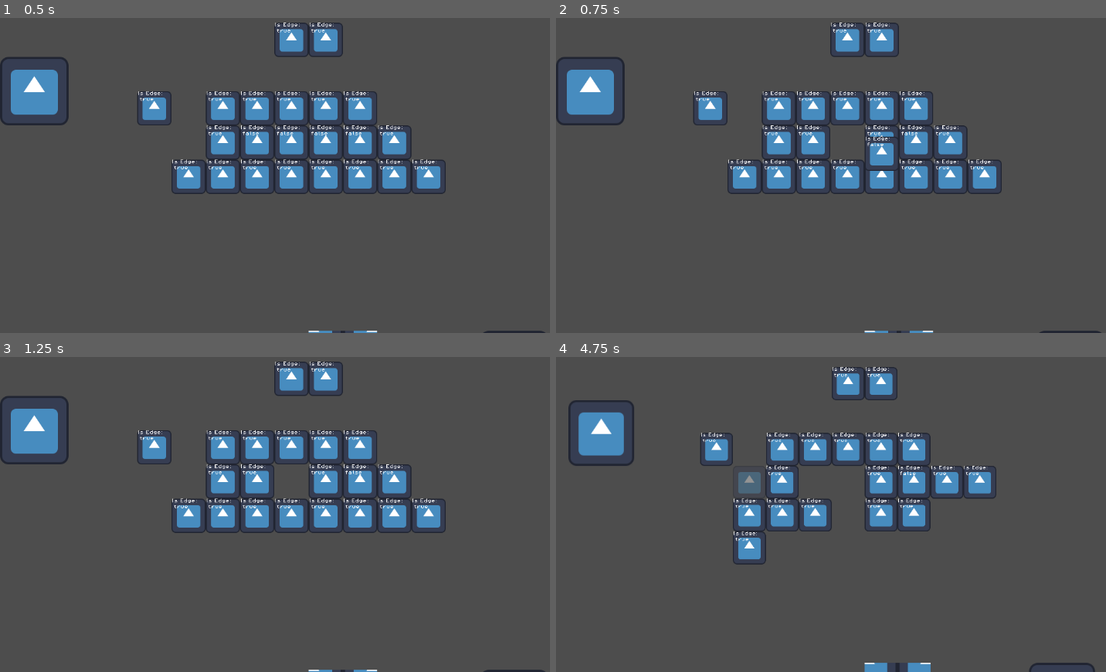
Above: before the commit, frames 1-4 (two rows, left to right).
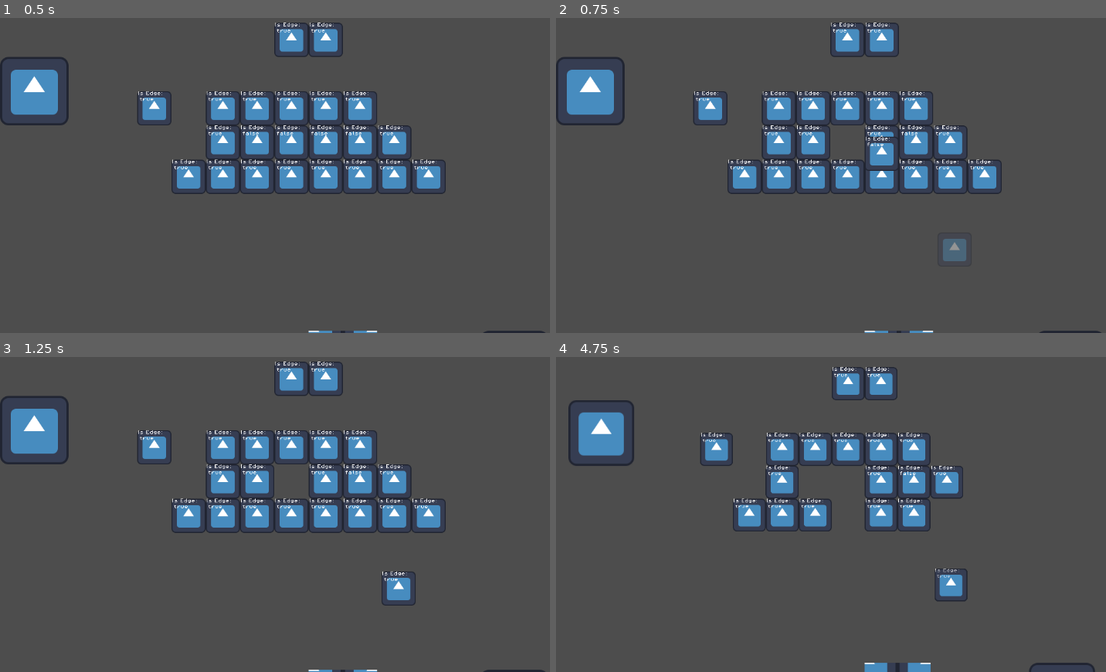
Above: after the commit, the same moments.

Repository: inbesea/godotTilePractice
Game: Godot game, scene res://scenes/game.tscn
The game is run twice, just before and just after one commit, with the same random seed, the same clock (stepped at 60 frames per second) and the same inputs. The engine's default icon, where the game draws it, is replaced by a stand-in: a white triangle on a blue panel in a dark square.
Inputs (mouse positions are in pixels of both pictures, inside the frame that each line leads up to):
- Up to frame 1 (0.5 s): no input
- Up to frame 2 (0.75 s): tap Enter at 0.5 s; drag from (847, 144) to (952, 175) at 0.52 s
- Up to frame 3 (1.25 s): no input
- Up to frame 4 (4.75 s): drag from (814, 483) to (952, 514) at 1.27 s; tap Space at 2 s; move the mouse to (814, 514) at 2.02 s; press the mouse at (814, 514) at 2.03 s; tap Mouse wheel down (scroll_down) at 2.1 s; release the mouse at (814, 514) at 2.75 s; tap Enter at 2.75 s; drag from (847, 514) to (946, 483) at 2.77 s; drag from (946, 514) to (748, 514) at 3.52 s; drag from (979, 514) to (781, 483) at 4.27 s

Frame 1 is identical in both runs. In frame 2, 0.3% of the frame differs, in the area x 70-75%, y 70-78%; in frame 3, 0.4%; in frame 4, 1.5%, in the area x 32-81%, y 34-78%.

Commit message:
Adjusts tile placement to remove dragged tile from the tiles group, and readd it after placement

Diff:
--- a/scripts/base_tile_class.gd
+++ b/scripts/base_tile_class.gd
@@ -54,6 +54,7 @@
 			held = false
 			z_index = 0
 			set_this_to_indicator_position_and_remove_indicator()
+			self.add_to_group("tiles")
 			print("Position: ", position, " index: ", index)
 
 
@@ -90,6 +91,7 @@
 		north.south = null
 		north.update_isEdge()
 
+	self.remove_from_group("tiles")
 
 ## Creates references to the neighbors.
 func update_neighbors():
@@ -147,19 +149,19 @@
 		get_node("StupidBufferNode").add_child(indicator)
 
 func get_new_tile_position():
+	var global_mouse_pos = get_global_mouse_position()
 	var new_position : Vector2 = Vector2(200,200) # Dummy value
 
 	# If we release on a tile we need to handle that
+	var tile_under_current_position = ship.get_tile(global_mouse_pos)
 
-	var closest_tile:Vector2 = get_closest_tile_or_null().position
-
-	var placement_vect = TileScript.get_vector_of_closest_side(closest_tile, get_global_mouse_position())
-
-	#print("closest tile: (", (closest_tile.x - 32)/64, ",", (closest_tile.y - 32)/64 ,")")
-	#print("placement_vect : ",snapped(placement_vect.x,64), ",", snapped(placement_vect.y,64))
-
-	new_position.x = snapped(placement_vect.x, 64)
-	new_position.y = snapped(placement_vect.y, 64)
+	if tile_under_current_position == null :
+		var closest_tile:Vector2 = get_closest_tile_or_null().position
+		var placement_vect = TileScript.get_vector_of_closest_side(closest_tile, get_global_mouse_position())
+		new_position.x = snapped(placement_vect.x, 64)
+		new_position.y = snapped(placement_vect.y, 64)
+	else : # Dropped on a tile
+		var closest_internal_vacancy : Vector2 = ship.get_closest_internal_vacancy(global_mouse_pos)
 
 	## Align to grid (BAD FIX)
 	new_position.x -= 32
--- a/scripts/tile_map.gd
+++ b/scripts/tile_map.gd
@@ -12,22 +12,14 @@
 		var pos = global_pos
 		pos.x = snapped( (pos.x - 32),64 ) / 64
 		pos.y = snapped( (pos.y - 32),64 ) / 64
-		#set_cell(pos, 1, Vector2(0,0), 0 )
-		#set_cell()
 
-		#print(pos)
-		#print("tile cell atlas id : ", get_cell_atlas_coords(pos))
-		#print("cell source id :", get_cell_source_id(pos))
-		#print("cell tile data :", get_cell_tile_data(pos))
 		print("neighbors to ", pos , " : " , get_surrounding_cells(pos))
-		#get_tile(pos)
-		#print("All tiles:", get_all_tiles())
+
 		var tile:Tile = get_tile(global_pos)
 		if(tile != null):
 			print(tile.position)
 
 func get_all_tiles() -> Array[Node]:
-	pass
 	var all_tiles:= get_tree().get_nodes_in_group("tiles")
 
 	for obj in all_tiles:
@@ -72,6 +64,38 @@
 		return null
 	return returnTile
 
+func get_closest_internal_vacancy(pos : Vector2) -> Vector2:
+	var return_vector : Vector2 = Vector2(200,200)
+	var all_tiles = get_tree().get_nodes_in_group("tiles")
+	var closest_edge : Tile
+
+	for tiles in all_tiles:
+		if (all_tiles.size() > 0):
+			closest_edge = all_tiles[0]
+
+	return return_vector
+
+func get_closest_tile_or_null():
+	var all_tiles = get_tree().get_nodes_in_group("tiles")
+	var closest_tile = null
+
+	if (all_tiles.size() > 0):
+		if all_tiles[0] == self:
+			closest_tile = all_tiles[1]
+		else:
+			closest_tile = all_tiles[0]
+
+		for tile in all_tiles:
+			if tile == self:
+				continue
+			var distance_to_this_tile = global_position.distance_squared_to(tile.global_position)
+			var distance_to_closest_tile = global_position.distance_squared_to(closest_tile.global_position)
+			if (distance_to_this_tile < distance_to_closest_tile):
+				closest_tile = tile
+
+	#print(closest_tile.position)
+	return closest_tile
+
 # Called when the node enters the scene tree for the first time.
 func _ready() -> void:
 	pass # Replace with function body.
